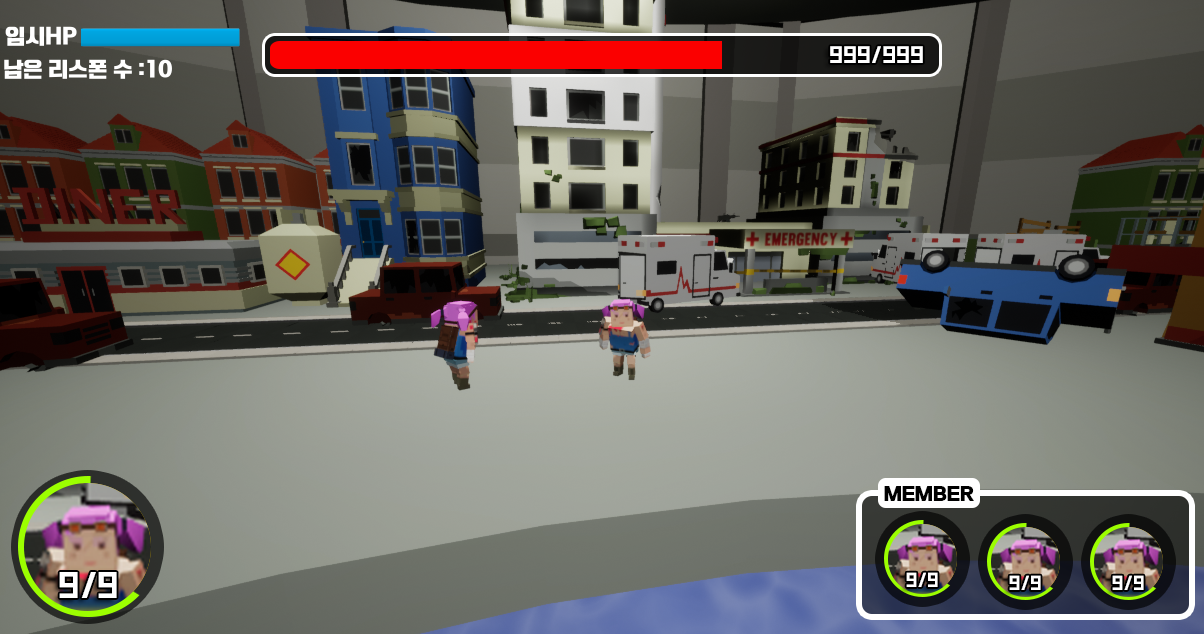
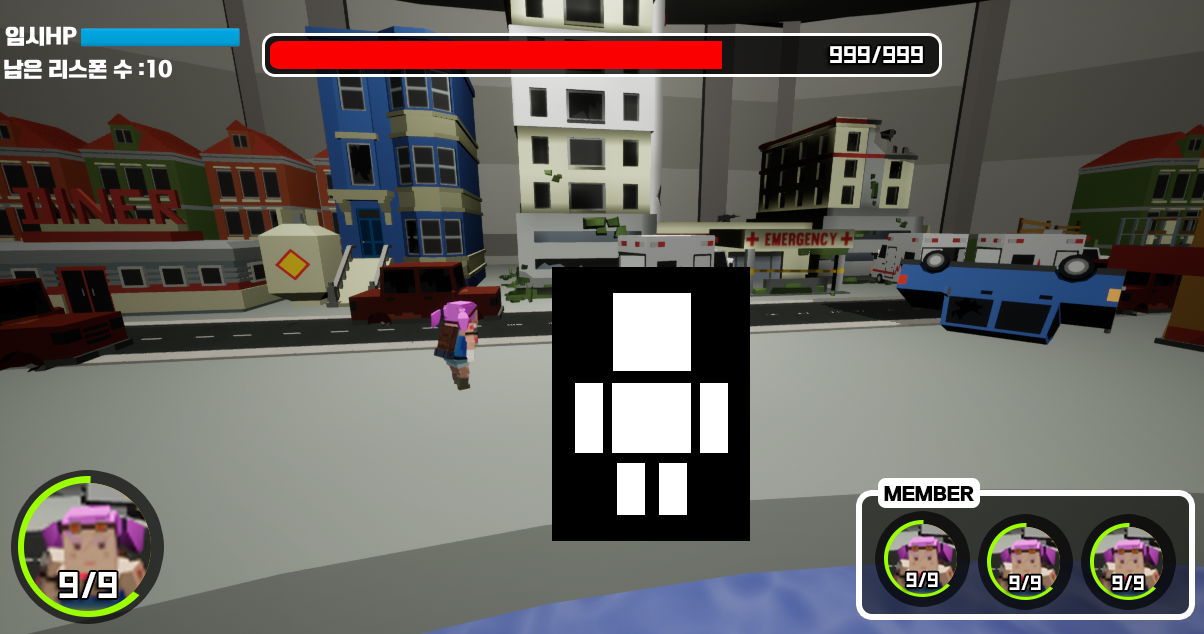
The second (1204, 634) image is a revision of the first. Changes to its layers:
added group "Group 1" with 3 layers above "Portrait" over [552, 267, 750, 541]
added layer "Rectangle 2" in group "Group 1" over [575, 293, 728, 515]
added layer "Rectangle 3" in group "Group 1" over [552, 267, 750, 541]
